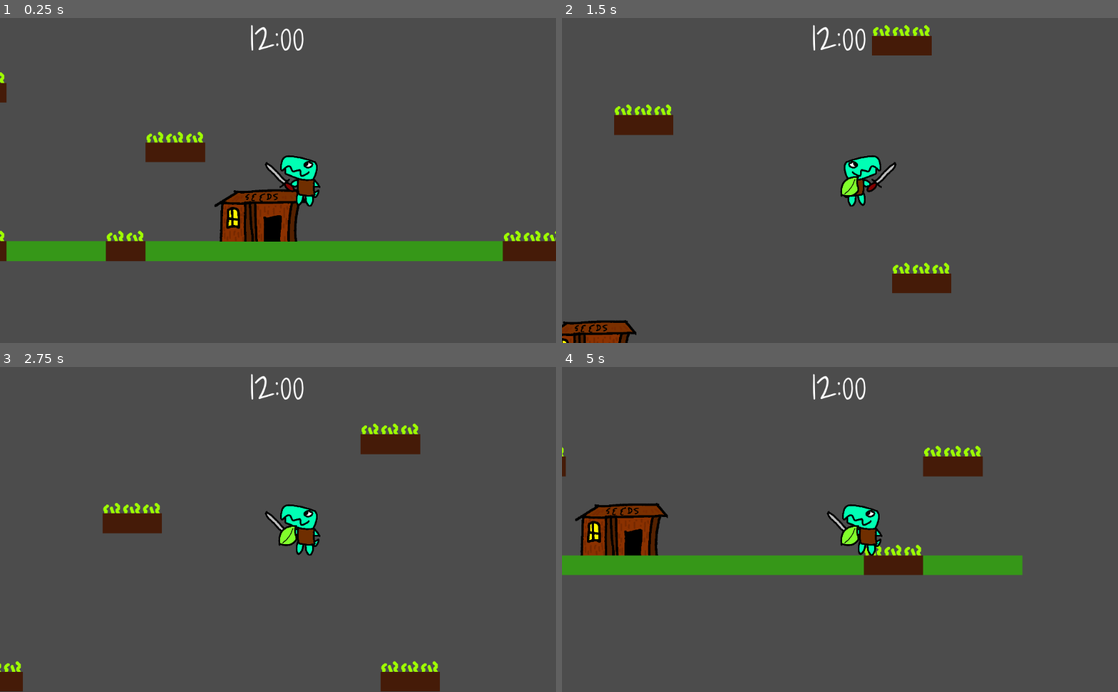
Above: before the commit, frames 1-4 (two rows, left to right).
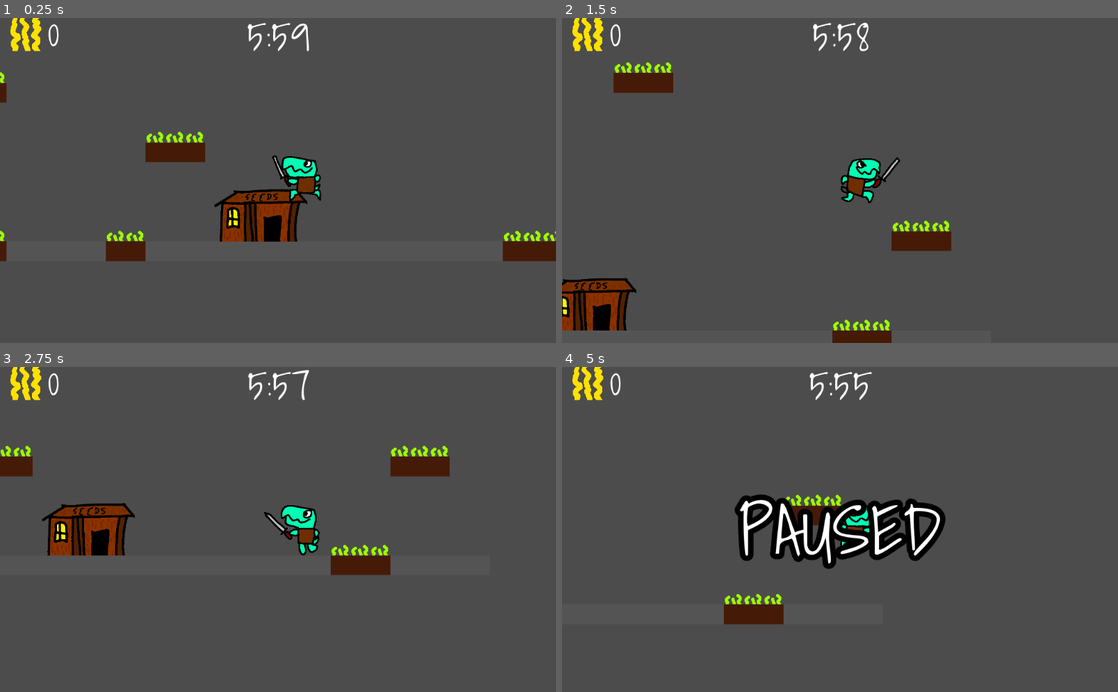
Above: after the commit, the same moments.

Repository: kralinc/ldjam52-harvest
Game: Godot game, scene res://Root.tscn
The game is run twice, just before and just after one commit, with the same random seed, the same clock (stepped at 60 frames per second) and the same inputs.
Inputs:
- Up to frame 1 (0.25 s): no input
- Up to frame 2 (1.5 s): hold D (right) from 0.53 s (still down); tap Space (jump, bound only after the commit) at 0.6, 0.77, 1.07 s; tap Left (jump, bound only before the commit) at 0.8, 1.35 s
- Up to frame 3 (2.75 s): tap Space (jump, bound only after the commit) at 1.52, 1.55, 1.82 s; release D (right) at 2.03 s; hold A (left) from 2.03 s (still down); tap Right (attack) at 2.1 s; tap Left (jump, bound only before the commit) at 2.3 s
- Up to frame 4 (5 s): release A (left) at 2.78 s; hold D (right) 2.78-4.28 s; tap Space (jump, bound only after the commit) at 2.85, 3.02, 3.32, 3.77, 4.07, 4.52, 4.55, 4.82 s; tap Left (jump, bound only before the commit) at 3.6 s; tap Escape (pause, bound only after the commit) at 4.15 s; hold A (left) from 4.28 s (still down); tap Right (attack) at 4.35 s

The runs differ from the first frame. In frame 1, 6.6% of the frame differs, in the area x 1-91%, y 0-75%; in frame 2, 8.6%; in frame 3, 8.1%; in frame 4, 15%, in the area x 0-83%, y 0-80%.

Commit message:
day 2

Diff:
--- a/CropTileMap.gd
+++ b/CropTileMap.gd
@@ -1,7 +1,8 @@
 extends TileMap
 
 signal upgrade
-signal seed_planted
+signal seed_planted(location)
+signal crop_destroyed(location)
 
 onready var CropArea = preload("res://CropArea.tscn")
 
@@ -40,18 +41,15 @@
 func destroy_crop(location):
 	set_cell(location.x, location.y, -1)
 	crop_lifetimes.erase(location)
-
+	emit_signal("crop_destroyed", location)
 
 func _on_Friend_crop_harvested(location):
 	if (get_cellv(location) == 4):
 		destroy_crop(location)
 		emit_signal("upgrade")
 
-
-
 func _on_Friend_is_crop_here(location):
 	if(get_cellv(location) == -1):
-		print("there is no crop there")
 		set_cellv(location, 0)
 		crop_lifetimes[location] = 0.0
-		emit_signal("seed_planted")
+		emit_signal("seed_planted", location)
--- a/Enemy.gd
+++ b/Enemy.gd
@@ -4,6 +4,9 @@
 export var speed = 5000
 var target = Vector2()
 var tilemap
+var health = 100
+var knockback = 10
+var dead = false
 
 # Called when the node enters the scene tree for the first time.
 func _ready():
@@ -12,11 +15,20 @@
 
 # Called every frame. 'delta' is the elapsed time since the previous frame.
 func _physics_process(delta):
-	var goto = (target - position).normalized()
-	move_and_slide(goto * speed * delta)
-	var distance = position.distance_to(target)
-	if (distance < 100):
-		tilemap.destroy_crop(tilemap.world_to_map(target))
+	if (not dead):
+		var goto = (target - position).normalized()
+		if (goto.x < 0):
+			$AnimatedSprite.flip_h = true
+		else:
+			$AnimatedSprite.flip_h = false
+		if ($iframes.time_left > 0):
+			goto.x += knockback
+		move_and_slide(goto * speed * delta)
+		var distance = position.distance_to(target)
+		if (distance < 50 and $CropDestroyTimer.time_left == 0):
+			tilemap.destroy_crop(tilemap.world_to_map(target))
+			$CropDestroyTimer.start(0)
+			set_enemy_target()
 
 func set_tilemap(tm):
 	tilemap = tm
@@ -25,7 +37,7 @@
 	var crops = tilemap.get_used_cells()
 	var thisTile = tilemap.world_to_map(position)
 	var min_distance = 9999999
-	var closest_crop
+	var closest_crop = Vector2(1000, -1000)
 	for crop in crops:
 		var distance = crop.distance_to(thisTile)
 		if (distance < min_distance):
@@ -33,6 +45,24 @@
 			min_distance = distance
 	target = tilemap.map_to_world(closest_crop)
 
+func harm(right, damage, kb):
+	if($iframes.time_left == 0 and not dead):
+		health -= damage
+		knockback = kb
+		$AnimationPlayer.play("Hurt")
+		$iframes.start(0)
+		if (right):
+			knockback *= -1
+		$CropDestroyTimer.start(0)
+		if (health <= 0):
+			dead = true
+			$AnimationPlayer.play("Die")
 
 func _on_Timer_timeout():
-	set_enemy_target()
+	if (not dead):
+		set_enemy_target()
+
+
+func _on_AnimationPlayer_animation_finished(anim_name):
+	if (anim_name == "Die"):
+		queue_free()
--- a/Floor.gd
+++ b/Floor.gd
@@ -1,9 +1,11 @@
 extends TileMap
 
-signal is_farmland(tile)
+signal is_farmland(tile, was_grass)
 
-func _on_Friend_ray_find_tile(location):
+func _on_Friend_ray_find_tile(location, has_seed):
 	var tile = world_to_map(location)
 	if (get_cellv(tile) == 0):
-		emit_signal("is_farmland", tile)
-		print("the tile is farmland")
+		emit_signal("is_farmland", tile, false)
+	elif (get_cellv(tile) == 1 and has_seed):
+		set_cellv(tile, 0)
+		emit_signal("is_farmland", tile, true)
--- a/Friend.gd
+++ b/Friend.gd
@@ -1,7 +1,7 @@
 extends KinematicBody2D
 
 signal crop_harvested(location)
-signal ray_find_tile(location)
+signal ray_find_tile(location, has_seed)
 signal is_crop_here(location)
 
 export var speed = 100
@@ -9,11 +9,16 @@
 export var dash_power = 3.0
 export var gravity = 100
 export var friction = 0.5
+export var damage = 30.0
+export var knockback = -10.0
+
 var vel = Vector2(0, 0)
 var jumped = false
 var dashed = false
 var air_time = 0
 var crop_just_harvested = false
+var tile_was_grass = false
+var harvested = 0
 
 var AIR_TIME_GRACE_PERIOD = 0.2
 var FLOOR_DETECT_DISTANCE = 20.0
@@ -37,50 +42,50 @@
 	var dir = Vector2(0, 0)
 	if (Input.is_action_pressed("left")):
 		vel.x -= speed
+		dir.x = -1
 		SPRITE.flip_h = false
 		SPRITE.offset.x = 0
 		WEAPON.position.x = 0
 		FIND_FLOOR.position.x = 120
 	if(Input.is_action_pressed("right")):
 		vel.x += speed
+		dir.x = 1
 		SPRITE.flip_h = true
 		SPRITE.offset.x = 200
 		WEAPON.position.x = 300
 		FIND_FLOOR.position.x = 90
 
+	if (is_on_floor() and SPRITE.animation != "Attack"):
+		if (dir.x == 0):
+			SPRITE.animation = "default"
+		elif(dir.x != 0):
+			SPRITE.animation = "Run"
+
 	if(Input.is_action_just_pressed("attack")):
 		SPRITE.animation = "Attack"
-
-	if (SPRITE.animation == "Attack"):
-		for area in WEAPON.get_overlapping_areas():
-			if (area.get_collision_layer_bit(2) == true):
-				emit_signal("crop_harvested", area.crop)
-		if (crop_just_harvested):
-			set_label_animation()
-			crop_just_harvested = false
 
 	if(Input.is_action_just_pressed("seed")):
 		if (SEED.visible == false):
 			for area in HITBOX.get_overlapping_areas():
 				if (area.get_collision_layer_bit(3) == true):
 					SEED.visible = true
-		else:
-			FIND_FLOOR.enabled = true
-			FIND_FLOOR.force_raycast_update()
-			if (FIND_FLOOR.is_colliding()):
-				print("ray is colliding with something")
-				emit_signal("ray_find_tile", FIND_FLOOR.get_collision_point())
-			FIND_FLOOR.enabled = false
+
+	if (FIND_FLOOR.is_colliding()):
+		emit_signal("ray_find_tile", FIND_FLOOR.get_collision_point(), SEED.visible)
 
 	if (is_on_floor()):
 		dir.y = 0
 		dashed = false
 		air_time = 0
+		if (SPRITE.animation == "Jump"):
+			if (vel.x == 0):
+				SPRITE.animation = "default"
+			else:
+				SPRITE.animation = "Run"
 	else:
 		air_time += delta
 
-	if (dir.x == 0):
-		vel.x *= friction
+	vel.x *= friction
 
 	dir.y += gravity * delta
 	if (dir.y > 0 and not is_on_floor()):
@@ -90,10 +95,26 @@
 		if (is_on_floor() or (air_time < AIR_TIME_GRACE_PERIOD and not jumped)):
 			vel.y = -jump_height
 			jumped = true
+			SPRITE.animation = "Jump"
 		elif(jumped and not dashed):
 			vel.y = -jump_height
 			vel.x *= dash_power
 			dashed = true
+			SPRITE.animation = "Dash"
+
+	if (SPRITE.animation == "Attack"):
+		for area in WEAPON.get_overlapping_areas():
+			if (area.get_collision_layer_bit(2) == true):
+				emit_signal("crop_harvested", area.crop)
+		if (crop_just_harvested):
+			set_label_animation()
+			crop_just_harvested = false
+		for body in WEAPON.get_overlapping_bodies():
+			body.harm(SPRITE.flip_h, damage, knockback)
+	else:
+		for body in HITBOX.get_overlapping_bodies():
+			if (SPRITE.animation == "Dash"):
+				body.harm(SPRITE.flip_h, damage / 2, knockback * 1.33)
 
 	vel.y += dir.y
 
@@ -106,10 +127,19 @@
 
 
 func _on_AnimatedSprite_animation_finished():
-	SPRITE.animation = "default"
+	if (vel.y == 0):
+		if (vel.x == 0):
+			SPRITE.animation = "default"
+		else:
+			SPRITE.animation = "Run"
+	elif (abs(vel.x) > speed):
+		SPRITE.animation = "Dash"
+	else:
+		SPRITE.animation = "Jump"
 
 
 func _on_CropTileMap_upgrade():
+	harvested += 1
 	crop_just_harvested = true
 	var upgrade_type = randi() % 5
 	var upgrade_amount = randi() % 10 + 1
@@ -121,14 +151,14 @@
 		LABEL.text += "Jump"
 		jump_height += (jump_height * upgrade_amount / 100)
 	elif (upgrade_type == 2):
-		LABEL.text += "Seed Plant Distance"
-		FIND_FLOOR.cast_to.y *= 1 + (upgrade_amount / 100)
+		LABEL.text += "Knockback"
+		knockback += (knockback * upgrade_amount / 100)
 	elif (upgrade_type == 3):
-		LABEL.text += "Sword Radius"
-		WEAPON_COL.scale *= 1 + (upgrade_amount / 100)
+		LABEL.text += "Damage"
+		damage += damage * upgrade_amount / 100
 	else:
 		LABEL.text += "Dash"
-		dash_power += (dash_power * upgrade_amount / 100)
+		dash_power += dash_power * upgrade_amount / 100
 
 func set_label_animation():
 	if (LABEL_ANIM.is_playing()):
@@ -137,12 +167,14 @@
 	else:
 		LABEL_ANIM.play("FadeInOut")
 
-func _on_Floor_is_farmland(tile):
-	print(tile)
+func _on_Floor_is_farmland(tile, was_grass):
+	tile_was_grass = was_grass
 	tile.y -= 1
-	print(tile)
 	emit_signal("is_crop_here", tile)
 
 
-func _on_CropTileMap_seed_planted():
-	SEED.visible = false
+func _on_CropTileMap_seed_planted(location):
+	$PlantSound.play(0)
+	if (tile_was_grass):
+		SEED.visible = false
+		tile_was_grass = false
--- a/Friend.tscn
+++ b/Friend.tscn
@@ -7,6 +7,14 @@
 [ext_resource path="res://Assets/Images/friend/attack1.png" type="Texture" id=5]
 [ext_resource path="res://Assets/Images/seed.png" type="Texture" id=6]
 [ext_resource path="res://Assets/Images/Font.tres" type="DynamicFont" id=7]
+[ext_resource path="res://Assets/Sounds/plant.wav" type="AudioStream" id=8]
+[ext_resource path="res://Assets/Images/friend/jump0.png" type="Texture" id=9]
+[ext_resource path="res://Assets/Images/friend/jump1.png" type="Texture" id=10]
+[ext_resource path="res://Assets/Images/friend/dash0.png" type="Texture" id=11]
+[ext_resource path="res://Assets/Images/friend/run0.png" type="Texture" id=12]
+[ext_resource path="res://Assets/Images/friend/run2.png" type="Texture" id=13]
+[ext_resource path="res://Assets/Images/friend/dash1.png" type="Texture" id=14]
+[ext_resource path="res://Assets/Images/friend/run1.png" type="Texture" id=15]
 
 [sub_resource type="RectangleShape2D" id=4]
 extents = Vector2( 7.2125, 10.975 )
@@ -22,6 +30,21 @@
 "loop": true,
 "name": "Attack",
 "speed": 12.0
+}, {
+"frames": [ ExtResource( 9 ), ExtResource( 10 ) ],
+"loop": true,
+"name": "Jump",
+"speed": 5.0
+}, {
+"frames": [ ExtResource( 12 ), ExtResource( 15 ), ExtResource( 13 ) ],
+"loop": true,
+"name": "Run",
+"speed": 8.0
+}, {
+"frames": [ ExtResource( 11 ), ExtResource( 14 ) ],
+"loop": true,
+"name": "Dash",
+"speed": 5.0
 } ]
 
 [sub_resource type="CircleShape2D" id=6]
@@ -79,6 +102,7 @@
 
 [node name="AnimatedSprite" type="AnimatedSprite" parent="."]
 frames = SubResource( 5 )
+frame = 1
 playing = true
 
 [node name="Weapon" type="Area2D" parent="."]
@@ -119,6 +143,10 @@
 
 [node name="FindFloor" type="RayCast2D" parent="."]
 position = Vector2( 120, 0 )
+enabled = true
 cast_to = Vector2( 0, 200 )
 
+[node name="PlantSound" type="AudioStreamPlayer" parent="."]
+stream = ExtResource( 8 )
+
 [connection signal="animation_finished" from="AnimatedSprite" to="." method="_on_AnimatedSprite_animation_finished"]
--- a/GM.gd
+++ b/GM.gd
@@ -4,9 +4,15 @@
 
 onready var Enemies = $Enemies
 onready var CropTileMap = $CropTileMap
+onready var FloorTileMap = $Floor
 
-export var spawn_interval = 4.0
+export var spawn_interval = 6.0
 var timer = 0.0
+var gametime = 360
+var empty_farms = Dictionary()
+
+var DESTROY_FARM_TIME = 15
+var HARVEST_GOAL = 100
 
 # Called when the node enters the scene tree for the first time.
 func _ready():
@@ -19,7 +25,16 @@
 	if (timer > spawn_interval):
 		spawn_new_enemy()
 		timer = 0.0
-		spawn_interval -= 0.005
+		spawn_interval -= 0.01
+
+	update_timer(delta)
+	update_hud()
+
+	for farm in empty_farms.keys():
+		empty_farms[farm] += delta
+		if (empty_farms[farm] > DESTROY_FARM_TIME):
+			FloorTileMap.set_cellv(farm, 1)
+			empty_farms.erase(farm)
 
 func spawn_new_enemy():
 	var enemy_type = randi() % 1
@@ -34,3 +49,26 @@
 		g.position = Vector2(posx, posy)
 		g.set_tilemap(CropTileMap)
 		g.set_enemy_target()
+
+func update_timer(delta):
+	gametime -= delta
+	var minutes = int(gametime / 60)
+	var seconds = int(gametime - minutes * 60)
+	$Canvas/HUD/GameTime.text = str(minutes) + ":" + str(seconds)
+
+func update_hud():
+	$Canvas/HUD/HarvestedText.text = str($Friend.harvested)
+
+
+func _on_CropTileMap_crop_destroyed(location):
+	location.y += 1
+	empty_farms[location] = 0.0
+
+
+func _on_CropTileMap_seed_planted(location):
+	location.y += 1
+	empty_farms.erase(location)
+
+
+func _on_Pauser_paused():
+	$Canvas/HUD/PausedLabel.visible = !$Canvas/HUD/PausedLabel.visible
--- a/Ghost.tscn
+++ b/Ghost.tscn
@@ -16,6 +16,50 @@
 radius = 54.0
 height = 38.0
 
+[sub_resource type="Animation" id=4]
+resource_name = "Die"
+length = 0.5
+tracks/0/type = "value"
+tracks/0/path = NodePath("AnimatedSprite:rotation_degrees")
+tracks/0/interp = 1
+tracks/0/loop_wrap = true
+tracks/0/imported = false
+tracks/0/enabled = true
+tracks/0/keys = {
+"times": PoolRealArray( 0, 0.1 ),
+"transitions": PoolRealArray( 1, 1 ),
+"update": 0,
+"values": [ 0.0, -90.0 ]
+}
+tracks/1/type = "value"
+tracks/1/path = NodePath("AnimatedSprite:modulate")
+tracks/1/interp = 1
+tracks/1/loop_wrap = true
+tracks/1/imported = false
+tracks/1/enabled = true
+tracks/1/keys = {
+"times": PoolRealArray( 0, 0.4 ),
+"transitions": PoolRealArray( 1, 1 ),
+"update": 0,
+"values": [ Color( 0.509804, 0, 0, 1 ), Color( 0, 0, 0, 0 ) ]
+}
+
+[sub_resource type="Animation" id=3]
+resource_name = "Hurt"
+length = 0.33
+tracks/0/type = "value"
+tracks/0/path = NodePath("AnimatedSprite:modulate")
+tracks/0/interp = 1
+tracks/0/loop_wrap = true
+tracks/0/imported = false
+tracks/0/enabled = true
+tracks/0/keys = {
+"times": PoolRealArray( 0, 0.3 ),
+"transitions": PoolRealArray( 1, 1 ),
+"update": 0,
+"values": [ Color( 1, 0, 0, 1 ), Color( 1, 1, 1, 1 ) ]
+}
+
 [node name="Ghost" type="KinematicBody2D"]
 collision_layer = 2
 collision_mask = 2
@@ -24,7 +68,6 @@
 [node name="AnimatedSprite" type="AnimatedSprite" parent="."]
 position = Vector2( 2, 1 )
 frames = SubResource( 1 )
-frame = 1
 playing = true
 
 [node name="CollisionShape2D" type="CollisionShape2D" parent="."]
@@ -35,4 +78,17 @@
 wait_time = 2.0
 autostart = true
 
+[node name="AnimationPlayer" type="AnimationPlayer" parent="."]
+anims/Die = SubResource( 4 )
+anims/Hurt = SubResource( 3 )
+
+[node name="iframes" type="Timer" parent="."]
+wait_time = 0.33
+one_shot = true
+
+[node name="CropDestroyTimer" type="Timer" parent="."]
+wait_time = 1.3
+one_shot = true
+
 [connection signal="timeout" from="Timer" to="." method="_on_Timer_timeout"]
+[connection signal="animation_finished" from="AnimationPlayer" to="." method="_on_AnimationPlayer_animation_finished"]
--- /dev/null
+++ b/Pauser.gd
@@ -0,0 +1,11 @@
+extends Node
+
+signal paused
+
+func _ready():
+	pause_mode = Node.PAUSE_MODE_PROCESS
+
+func _process(delta):
+	if (Input.is_action_just_pressed("pause")):
+			get_tree().paused = !get_tree().paused
+			emit_signal("paused")
--- a/Root.tscn
+++ b/Root.tscn
@@ -13,12 +13,17 @@
 [ext_resource path="res://Floor.gd" type="Script" id=11]
 [ext_resource path="res://GM.gd" type="Script" id=12]
 [ext_resource path="res://Assets/Images/Font.tres" type="DynamicFont" id=13]
+[ext_resource path="res://Assets/Images/stone.png" type="Texture" id=14]
+[ext_resource path="res://Pauser.gd" type="Script" id=15]
 
 [sub_resource type="ConvexPolygonShape2D" id=1]
 points = PoolVector2Array( 64, 64, 0, 64, 0, 0, 64, 0 )
 
 [sub_resource type="ConvexPolygonShape2D" id=2]
 points = PoolVector2Array( 64, 64, 0, 64, 0, 0, 64, 0 )
+
+[sub_resource type="ConvexPolygonShape2D" id=6]
+points = PoolVector2Array( 0, 0, 64, 0, 64, 64, 0, 64 )
 
 [sub_resource type="TileSet" id=3]
 0/name = "farm.png 0"
@@ -63,6 +68,27 @@
 "shape_transform": Transform2D( 1, 0, 0, 1, 0, 0 )
 } ]
 1/z_index = 0
+2/name = "stone.png 2"
+2/texture = ExtResource( 14 )
+2/tex_offset = Vector2( 0, 0 )
+2/modulate = Color( 1, 1, 1, 1 )
+2/region = Rect2( 0, 0, 64, 64 )
+2/tile_mode = 0
+2/occluder_offset = Vector2( 0, 0 )
+2/navigation_offset = Vector2( 0, 0 )
+2/shape_offset = Vector2( 0, 0 )
+2/shape_transform = Transform2D( 1, 0, 0, 1, 0, 0 )
+2/shape = SubResource( 6 )
+2/shape_one_way = false
+2/shape_one_way_margin = 1.0
+2/shapes = [ {
+"autotile_coord": Vector2( 0, 0 ),
+"one_way": false,
+"one_way_margin": 1.0,
+"shape": SubResource( 6 ),
+"shape_transform": Transform2D( 1, 0, 0, 1, 0, 0 )
+} ]
+2/z_index = 0
 
 [sub_resource type="TileSet" id=4]
 0/name = "crop0.png 0"
@@ -139,13 +165,25 @@
 [sub_resource type="RectangleShape2D" id=5]
 extents = Vector2( 55.5, 1414.5 )
 
+[sub_resource type="RectangleShape2D" id=7]
+extents = Vector2( 1556.25, 82.5 )
+
+[sub_resource type="DynamicFontData" id=8]
+font_path = "res://Assets/ShadowsIntoLight-Regular.ttf"
+
+[sub_resource type="DynamicFont" id=9]
+size = 128
+outline_size = 10
+outline_color = Color( 0, 0, 0, 1 )
+font_data = SubResource( 8 )
+
 [node name="Root" type="Node2D"]
 script = ExtResource( 12 )
 
 [node name="Floor" type="TileMap" parent="."]
 tile_set = SubResource( 3 )
 format = 1
-tile_data = PoolIntArray( -1638399, 0, 0, -1638398, 0, 0, -1 …(471 unchanged characters)…  0, 0, -327636, 0, 0, -327635, 0, 0, 0, 1, 0, 1, 1, 0, 2, 1, 0, 3, 1, 0, 4, 1, 0, 5, 0, 0, 6, 0, 0, 7, 1, 0, 8, 1, 0, 9, 1, 0, 10, 1, 0, 11, 1, 0, 12, 0, 0, 13, 0, 0, 14, 0, 0, 15, 1, 0, 16, 1, 0, 17, 1, 0, 18, 1, 0, 19, 1, 0, 20, 0, 0, 21, 0, 0, 22, 1, 0, 23, 1, 0, 24, 1, 0, 25, 1, 0, 26, 1, 0, 27, 1, 0, 28, 1, 0, 29, 1, 0, 30, 1, 0, 31, 1, 0, 32, 1, 0, 33, 1, 0, 34, 1, 0, 35, 1, 0, 36, 1, 0, 37, 1, 0, 38, 1, 0, 39, 1, 0, 40, 0, 0, 41, 0, 0, 42, 0, 0, 43, 1, 0, 44, 1, 0, 45, 1, 0, 46, 1, 0, 47, 1, 0 )
+tile_data = PoolIntArray( -1638399, 0, 0, -1638398, 0, 0, -1 …(471 unchanged characters)…  0, 0, -327636, 0, 0, -327635, 0, 0, 0, 2, 0, 1, 2, 0, 2, 2, 0, 3, 2, 0, 4, 2, 0, 5, 0, 0, 6, 0, 0, 7, 2, 0, 8, 2, 0, 9, 2, 0, 10, 2, 0, 11, 2, 0, 12, 0, 0, 13, 0, 0, 14, 0, 0, 15, 2, 0, 16, 2, 0, 17, 2, 0, 18, 2, 0, 19, 2, 0, 20, 0, 0, 21, 0, 0, 22, 2, 0, 23, 2, 0, 24, 2, 0, 25, 2, 0, 26, 2, 0, 27, 2, 0, 28, 2, 0, 29, 2, 0, 30, 2, 0, 31, 2, 0, 32, 2, 0, 33, 2, 0, 34, 2, 0, 35, 2, 0, 36, 2, 0, 37, 2, 0, 38, 2, 0, 39, 2, 0, 40, 0, 0, 41, 0, 0, 42, 0, 0, 43, 2, 0, 44, 2, 0, 45, 2, 0, 46, 2, 0, 47, 2, 0 )
 script = ExtResource( 11 )
 
 [node name="CropTileMap" type="TileMap" parent="."]
@@ -179,28 +217,72 @@
 position = Vector2( 3114, -1174 )
 shape = SubResource( 5 )
 
+[node name="Roof" type="StaticBody2D" parent="Walls"]
+
+[node name="CollisionShape2D" type="CollisionShape2D" parent="Walls/Roof"]
+position = Vector2( 1542.75, -2293 )
+shape = SubResource( 7 )
+
 [node name="Enemies" type="Node2D" parent="."]
 
-[node name="CanvasLayer" type="CanvasLayer" parent="."]
-
-[node name="HUD" type="Control" parent="CanvasLayer"]
+[node name="Canvas" type="CanvasLayer" parent="."]
+
+[node name="HUD" type="Control" parent="Canvas"]
 anchor_right = 1.0
 anchor_bottom = 1.0
-
-[node name="Label" type="Label" parent="CanvasLayer/HUD"]
+__meta__ = {
+"_edit_lock_": true
+}
+
+[node name="GameTime" type="Label" parent="Canvas/HUD"]
 anchor_left = 0.5
 anchor_right = 0.5
-margin_left = -69.0
-margin_top = -29.0
-margin_right = 67.0
-margin_bottom = 93.0
+margin_left = -66.0
+margin_top = -28.0
+margin_right = 70.0
+margin_bottom = 94.0
 custom_fonts/font = ExtResource( 13 )
 text = "12:00"
 align = 1
 
+[node name="Sprite" type="Sprite" parent="Canvas/HUD"]
+position = Vector2( 49, -3 )
+texture = ExtResource( 4 )
+
+[node name="HarvestedText" type="Label" parent="Canvas/HUD"]
+margin_left = 87.0
+margin_top = -37.0
+margin_right = 127.0
+margin_bottom = 85.0
+custom_fonts/font = ExtResource( 13 )
+text = "0"
+
+[node name="PausedLabel" type="Label" parent="Canvas/HUD"]
+visible = false
+anchor_left = 0.5
+anchor_top = 0.5
+anchor_right = 0.5
+anchor_bottom = 0.5
+margin_left = -187.0
+margin_top = -103.5
+margin_right = 187.0
+margin_bottom = 103.5
+custom_fonts/font = SubResource( 9 )
+text = "PAUSED"
+
+[node name="Camera2D" type="Camera2D" parent="."]
+offset = Vector2( 1500, -1000 )
+zoom = Vector2( 3, 4 )
+
+[node name="Pauser" type="Node" parent="."]
+script = ExtResource( 15 )
+
 [connection signal="is_farmland" from="Floor" to="Friend" method="_on_Floor_is_farmland"]
+[connection signal="crop_destroyed" from="CropTileMap" to="." method="_on_CropTileMap_crop_destroyed"]
+[connection signal="seed_planted" from="CropTileMap" to="." method="_on_CropTileMap_seed_planted"]
 [connection signal="seed_planted" from="CropTileMap" to="Friend" method="_on_CropTileMap_seed_planted"]
 [connection signal="upgrade" from="CropTileMap" to="Friend" method="_on_CropTileMap_upgrade"]
 [connection signal="crop_harvested" from="Friend" to="CropTileMap" method="_on_Friend_crop_harvested"]
 [connection signal="is_crop_here" from="Friend" to="CropTileMap" method="_on_Friend_is_crop_here"]
 [connection signal="ray_find_tile" from="Friend" to="Floor" method="_on_Friend_ray_find_tile"]
+[connection signal="paused" from="Pauser" to="." method="_on_Pauser_paused"]
--- a/project.godot
+++ b/project.godot
@@ -44,7 +44,7 @@
 }
 jump={
 "deadzone": 0.5,
-"events": [ Object(InputEventKey,"resource_local_to_scene":false,"resource_name":"","device":0,"alt":false,"shift":false,"control":false,"meta":false,"command":false,"pressed":false,"scancode":16777231,"physical_scancode":0,"unicode":0,"echo":false,"script":null)
+"events": [ Object(InputEventKey,"resource_local_to_scene":false,"resource_name":"","device":0,"alt":false,"shift":false,"control":false,"meta":false,"command":false,"pressed":false,"scancode":32,"physical_scancode":0,"unicode":0,"echo":false,"script":null)
  ]
 }
 attack={
@@ -54,7 +54,12 @@
 }
 seed={
 "deadzone": 0.5,
-"events": [ Object(InputEventKey,"resource_local_to_scene":false,"resource_name":"","device":0,"alt":false,"shift":false,"control":false,"meta":false,"command":false,"pressed":false,"scancode":32,"physical_scancode":0,"unicode":0,"echo":false,"script":null)
+"events": [ Object(InputEventKey,"resource_local_to_scene":false,"resource_name":"","device":0,"alt":false,"shift":false,"control":false,"meta":false,"command":false,"pressed":false,"scancode":16777231,"physical_scancode":0,"unicode":0,"echo":false,"script":null)
+ ]
+}
+pause={
+"deadzone": 0.5,
+"events": [ Object(InputEventKey,"resource_local_to_scene":false,"resource_name":"","device":0,"alt":false,"shift":false,"control":false,"meta":false,"command":false,"pressed":false,"scancode":16777217,"physical_scancode":0,"unicode":0,"echo":false,"script":null)
  ]
 }
 
Binary file added: Assets/Images/friend/dash0.png
Not shown, added: Assets/Images/friend/dash0.png.import
Binary file added: Assets/Images/friend/dash1.png
Not shown, added: Assets/Images/friend/dash1.png.import
Binary file added: Assets/Images/friend/jump0.png
Not shown, added: Assets/Images/friend/jump0.png.import
Binary file added: Assets/Images/friend/jump1.png
Not shown, added: Assets/Images/friend/jump1.png.import
Binary file added: Assets/Images/friend/run0.png
Not shown, added: Assets/Images/friend/run0.png.import
Binary file added: Assets/Images/friend/run1.png
Not shown, added: Assets/Images/friend/run1.png.import
(and 10 more such lines)
